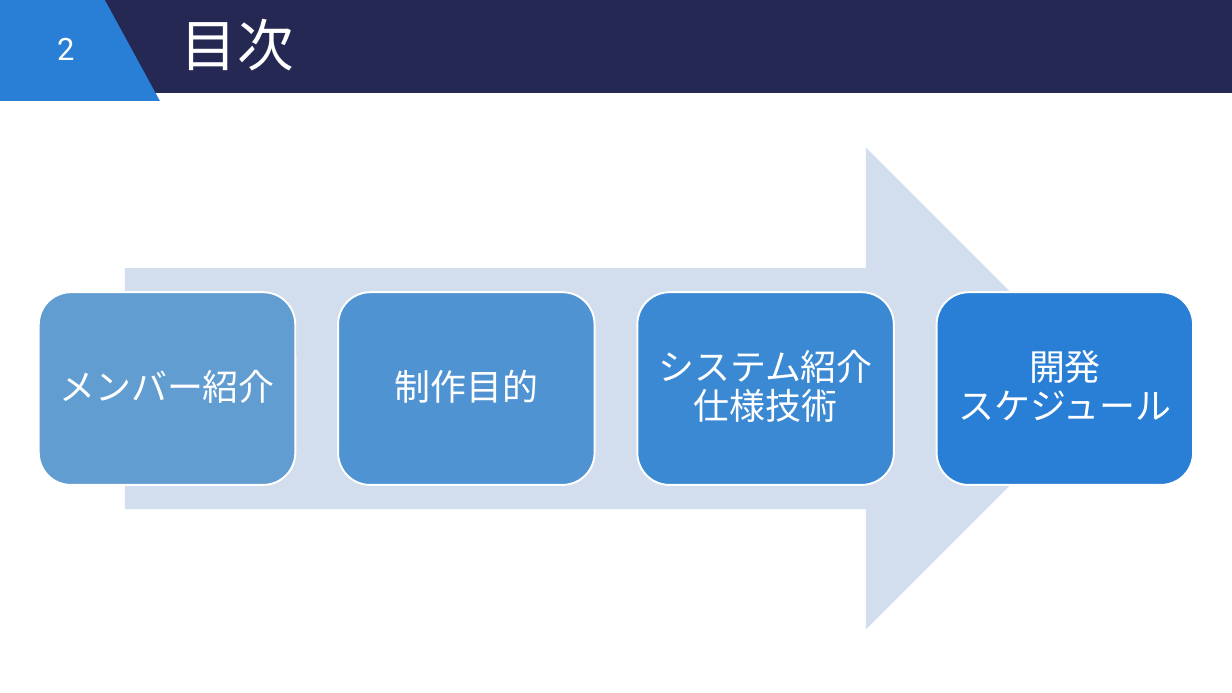
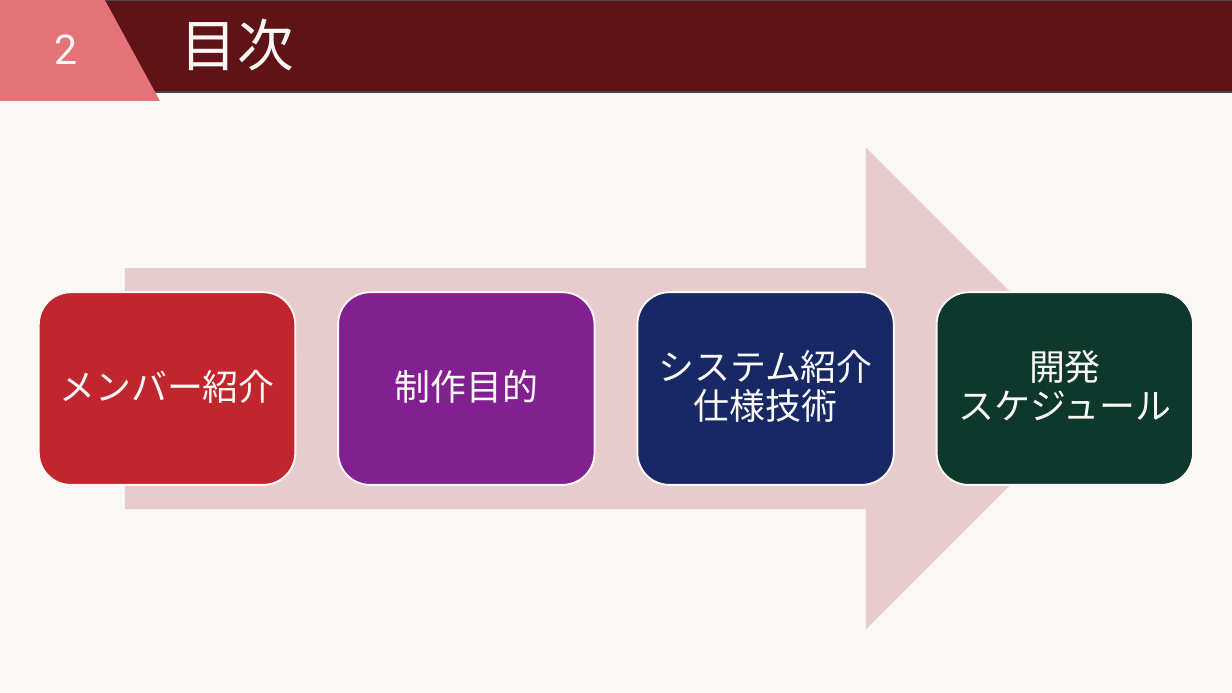
Before and after one commit to SanaeProject/CFMS, a slide deck: slide 2 of presentation/企画発表プレゼン.pptx. Drawn at 1232x693 pixels with LibreOffice and Linux fonts; fonts in the diff are those of the drawing. Boxes give left, top, right and bottom in pixels: in the first picture for what was removed or moved away, otherwise in the second. Text is boxed around its words. In the diff, an @@ line names an element or a change of style, - is before the commit and + after.

```diff
--- a/presentation/企画発表プレゼン.pptx
+++ b/presentation/企画発表プレゼン.pptx
@@ background #FFFFFF to #FAF8F5 @@
@@ rectangle at [0,0,1232,92]: fill #242852 to #601316; outline #242852 1.5 pt to #454551 1.5 pt @@
@@ rectangle at [0,0,104,100]: fill #297FD5 to #E37378; outline #297FD5 1.5 pt to #E37378 1.5 pt @@
@@ page number at [54,34,77,64]: size 24 to 32 pt, text colour #FFFFFF to #FAF8F5 @@
@@ triangle at [49,0,158,100]: fill #297FD5 to #E37378; outline #297FD5 1.5 pt to #E37378 1.5 pt @@
@@ right arrow at [125,148,1107,630]: fill #D3DFEE to #E8CDCD @@
@@ rounded rectangle at [39,292,296,485]: fill #629DD1 to #C0262D; outline #FFFFFF 1.5 pt to #FAF8F5 1.5 pt @@
@@ rounded rectangle at [338,292,595,485]: fill #5093D2 to #832091; outline #FFFFFF 1.5 pt to #FAF8F5 1.5 pt @@
@@ rounded rectangle at [638,292,895,485]: fill #3C89D3 to #182864; outline #FFFFFF 1.5 pt to #FAF8F5 1.5 pt @@
@@ rounded rectangle at [937,292,1194,485]: fill #297FD5 to #0F382C; outline #FFFFFF 1.5 pt to #FAF8F5 1.5 pt @@
@@ text colour #FFFFFF to #FAF8F5 in 5 elements at [181,18,294,71], [59,369,274,403], [395,370,539,403], [659,349,873,422], [959,350,1172,421] @@
```
Also in this commit, not shown: 13 other slides changed, 3 slides added.
